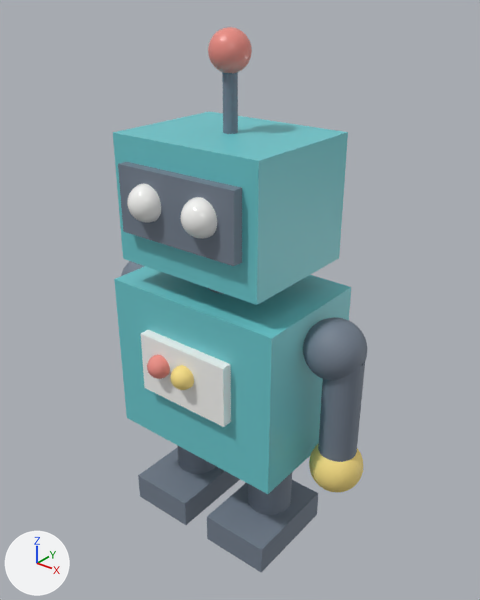
Renders of the glTF model models/robot.glb from each side of a commit.
One viewpoint serves both versions: a camera (50 mm lens) standing at (0.1449, -0.1759, 0.2093) and looking at (0.0043, -0.0001, 0.1003). The lights are fixed; the arrows at lower left show +X, +Y and +Z. The older version comes first.

Script lines for the objects in view, before the commit:
```python
ob_robot_0 = bpy.data.objects.new('robot_0', me_robot_0)
ob_robot_0.location = (0.0, 0.0, 0.0)
ob_robot_1 = bpy.data.objects.new('robot_1', me_robot_1)
ob_robot_1.location = (0.0, 0.0, 0.0)
ob_robot_11 = bpy.data.objects.new('robot_11', me_robot_11)
ob_robot_11.location = (0.0, 0.0, 0.0)
ob_robot_12 = bpy.data.objects.new('robot_12', me_robot_12)
ob_robot_12.location = (0.0, 0.0, 0.0)
ob_robot_16 = bpy.data.objects.new('robot_16', me_robot_16)
ob_robot_16.location = (0.0, 0.0, 0.0)
ob_robot_17 = bpy.data.objects.new('robot_17', me_robot_17)
ob_robot_17.location = (0.0, 0.0, 0.0)
ob_robot_19 = bpy.data.objects.new('robot_19', me_robot_19)
ob_robot_19.location = (0.0, 0.0, 0.0)
ob_robot_2 = bpy.data.objects.new('robot_2', me_robot_2)
ob_robot_2.location = (0.0, 0.0, 0.0)
ob_robot_3 = bpy.data.objects.new('robot_3', me_robot_3)
ob_robot_3.location = (0.0, 0.0, 0.0)
# also in view: 'robot_15' at (0.0, 0.0, 0.139); 'robot_5' at (0.0, -0.027, 0.078); 'robot_18' at (0.012, -0.029, 0.142); 'robot_20' at (0.0, 0.0, 0.188); 'robot_13' at (0.05, 0.0, 0.046)
```
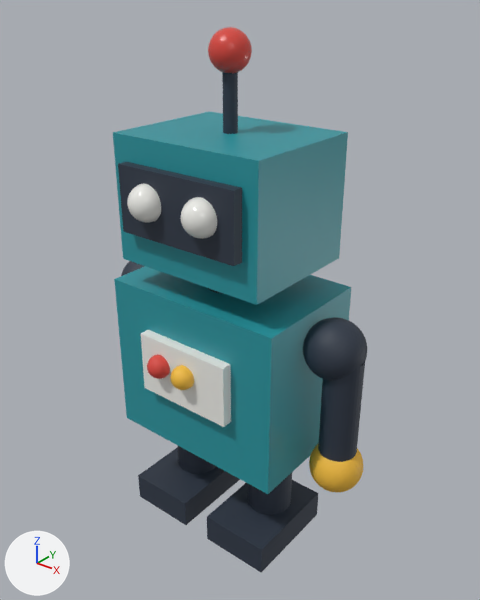
Edits to the scene script, one JSON object a line:
```json
{"op": "set", "path": "mat_material_0.base_color", "old": "(0.176, 0.216, 0.275)", "new": "(0.0275, 0.0392, 0.0627)", "note": "greyish blue #74808f -> dark blue #2e3847"}
{"op": "set", "path": "mat_material_1.base_color", "old": "(0.149, 0.588, 0.627)", "new": "(0.0196, 0.306, 0.353)", "note": "cyan #6ccacf -> cyan #2696a0"}
{"op": "set", "path": "mat_material_3.base_color", "old": "(0.863, 0.275, 0.235)", "new": "(0.718, 0.0627, 0.0471)", "note": "pink #ef8f85 -> red #dc473d"}
{"op": "set", "path": "mat_material_4.base_color", "old": "(0.961, 0.745, 0.235)", "new": "(0.914, 0.514, 0.0471)", "note": "yellow #fbe085 -> yellow #f5be3d"}
{"op": "set", "path": "mat_material_6.base_color", "old": "(0.863, 0.275, 0.235)", "new": "(0.718, 0.0627, 0.0471)", "note": "pink #ef8f85 -> red #dc473d"}
```

Changed parts and their boxes (x1, y1, x2, y2) in the pictures (480 x 600 px):
```json
{"object": "robot_4", "change": "recoloured", "before": [114, 266, 351, 494], "after": [114, 266, 351, 494], "on screen": "darker"}
{"object": "robot_15", "change": "recoloured", "before": [113, 112, 348, 305], "after": [113, 112, 348, 305], "on screen": "darker"}
{"object": "robot_16", "change": "recoloured", "before": [118, 162, 242, 266], "after": [118, 162, 242, 266], "on screen": "greyish blue to dark blue"}
{"object": "robot_2", "change": "recoloured", "before": [207, 480, 318, 572], "after": [207, 480, 318, 572], "on screen": "darker"}
{"object": "robot_0", "change": "recoloured", "before": [138, 447, 240, 525], "after": [138, 447, 240, 525], "on screen": "darker"}
{"object": "robot_12", "change": "recoloured", "before": [318, 362, 365, 462], "after": [318, 362, 365, 462], "on screen": "greyish blue to dark blue"}
{"object": "robot_11", "change": "recoloured", "before": [303, 317, 367, 380], "after": [303, 317, 367, 380], "on screen": "greyish blue to dark blue"}
{"object": "robot_13", "change": "recoloured", "before": [309, 443, 363, 492], "after": [309, 443, 363, 492]}
{"object": "robot_20", "change": "recoloured", "before": [208, 27, 252, 73], "after": [208, 27, 252, 73], "on screen": "pink to red"}
{"object": "robot_3", "change": "recoloured", "before": [248, 473, 292, 515], "after": [248, 473, 292, 515], "on screen": "greyish blue to dark blue"}
{"object": "robot_19", "change": "recoloured", "before": [222, 72, 238, 134], "after": [222, 72, 238, 134], "on screen": "greyish blue to dark blue"}
{"object": "robot_1", "change": "recoloured", "before": [178, 446, 216, 474], "after": [178, 446, 216, 474], "on screen": "greyish blue to dark blue"}
{"object": "robot_7", "change": "recoloured", "before": [171, 365, 194, 390], "after": [171, 365, 194, 390]}
{"object": "robot_6", "change": "recoloured", "before": [147, 355, 170, 379], "after": [147, 355, 170, 379], "on screen": "pink to red"}
{"object": "robot_8", "change": "recoloured", "before": [121, 261, 144, 276], "after": [121, 261, 144, 276], "on screen": "greyish blue to dark blue"}
{"object": "robot_14", "change": "recoloured", "before": [207, 288, 224, 294], "after": [207, 288, 224, 294]}
```
